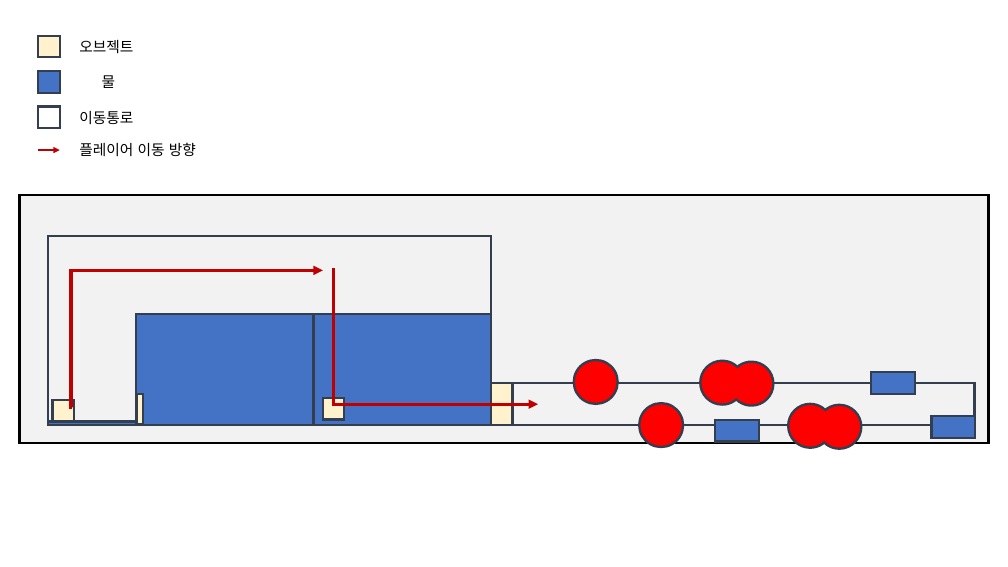
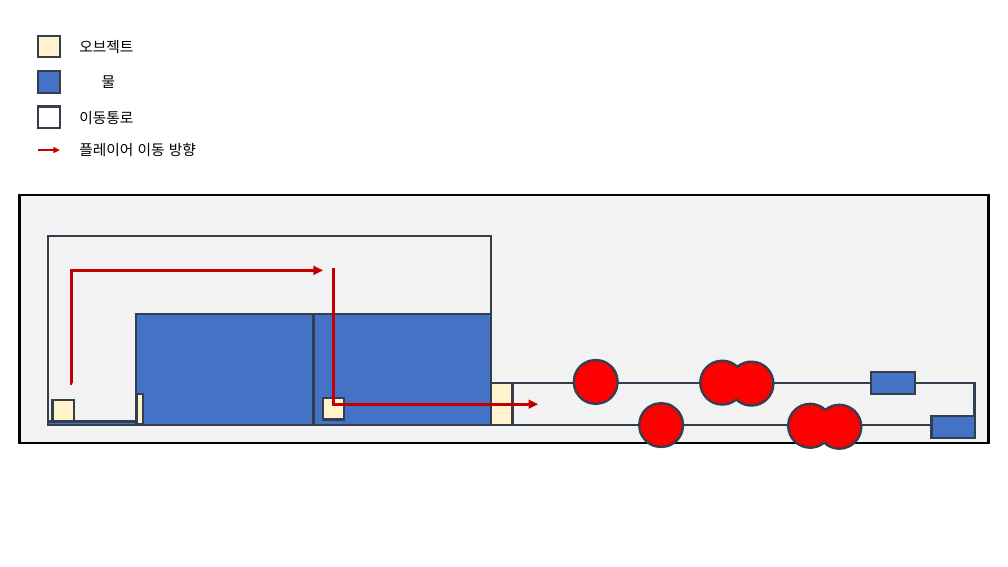
Before and after one commit to YDGYDGYDG/TeamHolyShit, a slide deck: slide 3 of 개인작업폴더/김나연/물행성.pptx. Drawn at 1008x567 pixels with LibreOffice and Linux fonts; fonts in the diff are those of the drawing. Boxes give left, top, right and bottom in pixels: in the first picture for what was removed or moved away, otherwise in the second. Text is boxed around its words. In the diff, an @@ line names an element or a change of style, - is before the commit and + after.

```diff
--- a/개인작업폴더/김나연/물행성.pptx
+++ b/개인작업폴더/김나연/물행성.pptx
@@ elbow arrow moved from (72, 408) - (323, 271) to (72, 383) - (323, 271) @@
@@ rectangle removed at (715, 420, 759, 442) @@
```
Also in this commit, not shown: 1 other file.
